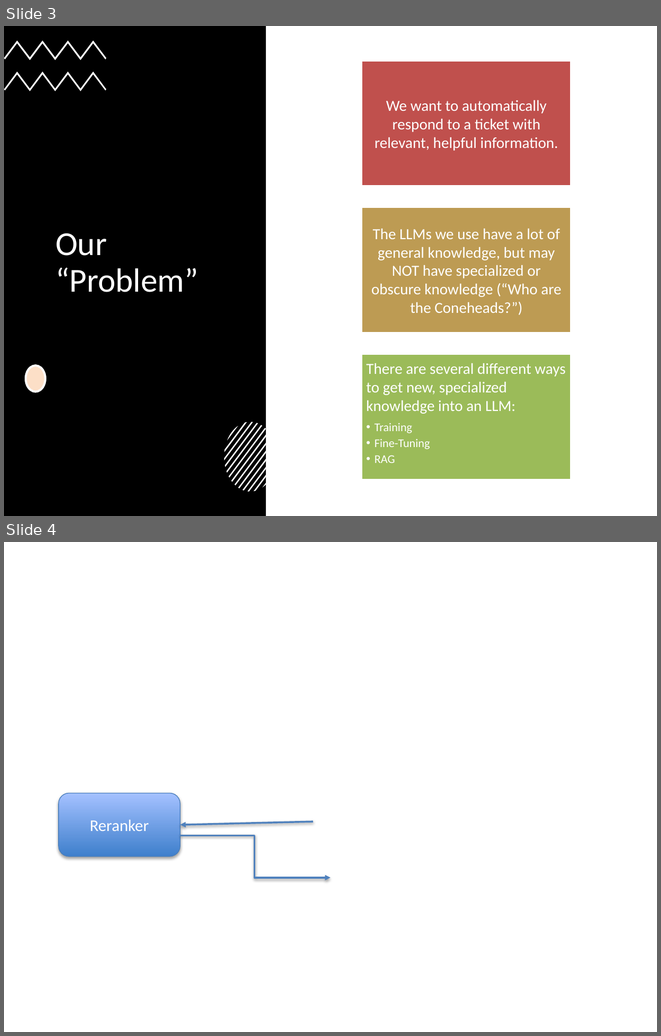
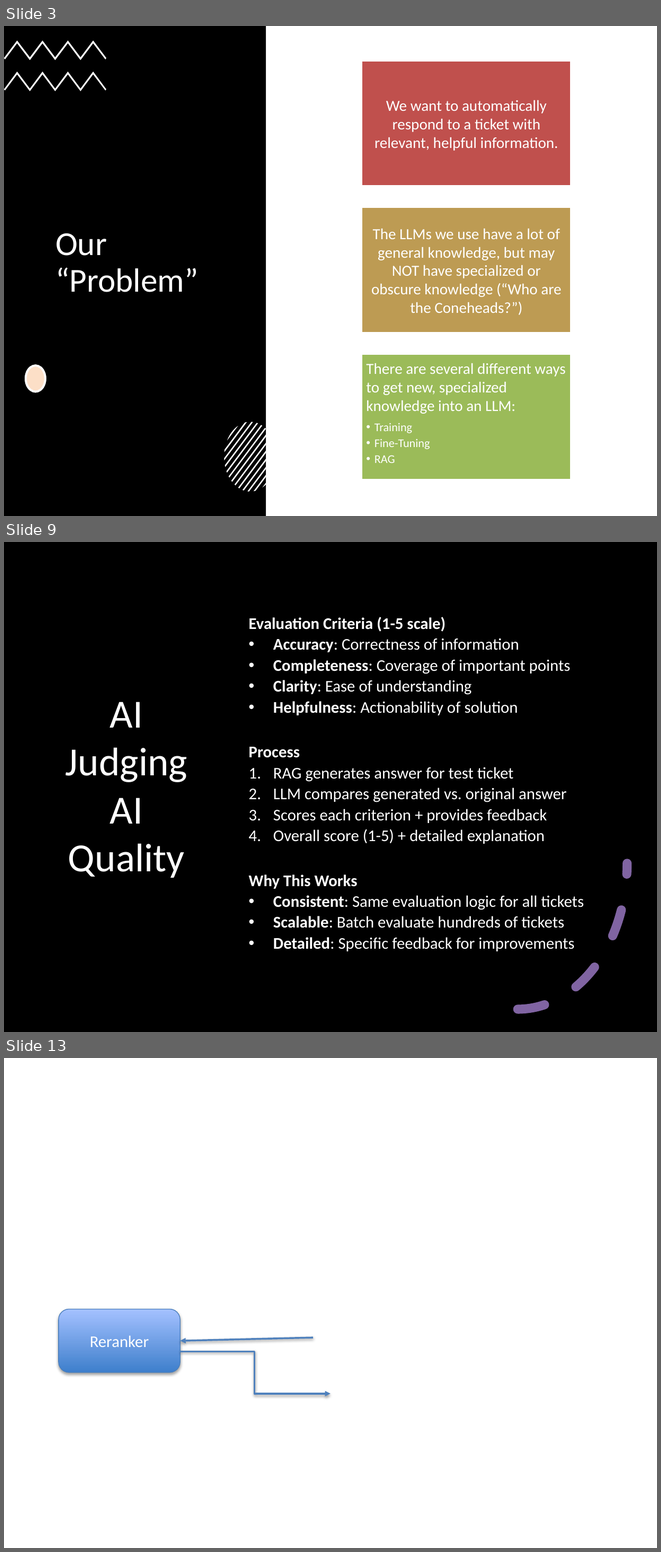
Before and after one commit to tniccum21/LLM_Class, a slide deck: Week06/Week06.pptx. Shown one above the other, each under a label of ours: slides 3 and 4 before the commit, slides 3, 9 and 13 after it; the slides between them are not shown. The pictures are 661x1036 and 661x1552 pixels, drawn with LibreOffice and Linux fonts; fonts in the diff are those of the drawing; background and template pictures are left out; a plain dark background stands for a picture behind light text. Boxes give left, top, right and bottom in pixels: in the first picture for what was removed or moved away, otherwise in the second. Text is boxed around its words. In the diff, an @@ line names an element or a change of style, - is before the commit and + after.

```diff
--- a/Week06/Week06.pptx
+++ b/Week06/Week06.pptx
@@ slide 9 added at bbox=[4, 542, 657, 1032], background picture (left out) @@
@@ rectangle added at bbox=[4, 542, 657, 1032], fill #000000 @@
@@ text added at bbox=[249, 617, 584, 951], 18 pt, text #FFFFFF @@
+Evaluation Criteria (1-5 scale)
+• Accuracy: Correctness of information
+• Completeness: Coverage of important points
+• Clarity: Ease of understanding
+• Helpfulness: Actionability of solution
+Process
+1. RAG generates answer for test ticket
+2. LLM compares generated vs. original answer
+3. Scores each criterion + provides feedback
+4. Overall score (1-5) + detailed explanation
+Why This Works
+• Consistent: Same evaluation logic for all tickets
+• Scalable: Batch evaluate hundreds of tickets
+• Detailed: Specific feedback for improvements
@@ title added at bbox=[65, 702, 188, 877], 44 pt, text #FFFFFF @@
+AI Judging AI Quality
@@ arc (boxed as its full ellipse) added at bbox=[408, 717, 627, 1009], outline #8064A2 10 pt dashed @@
@@ what was slide 4 is now slide 13 @@
```
Also in this commit, not shown: 8 other slides added, 5 slides removed, 14 other files.
